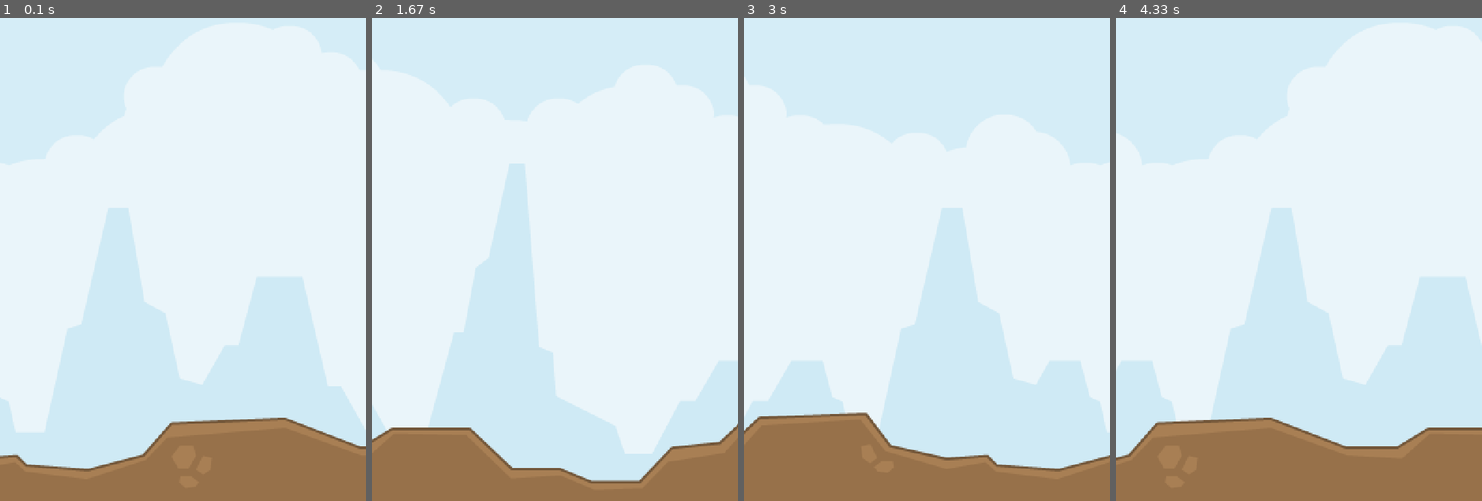
Above: before the commit, frames 1-4 (left to right).
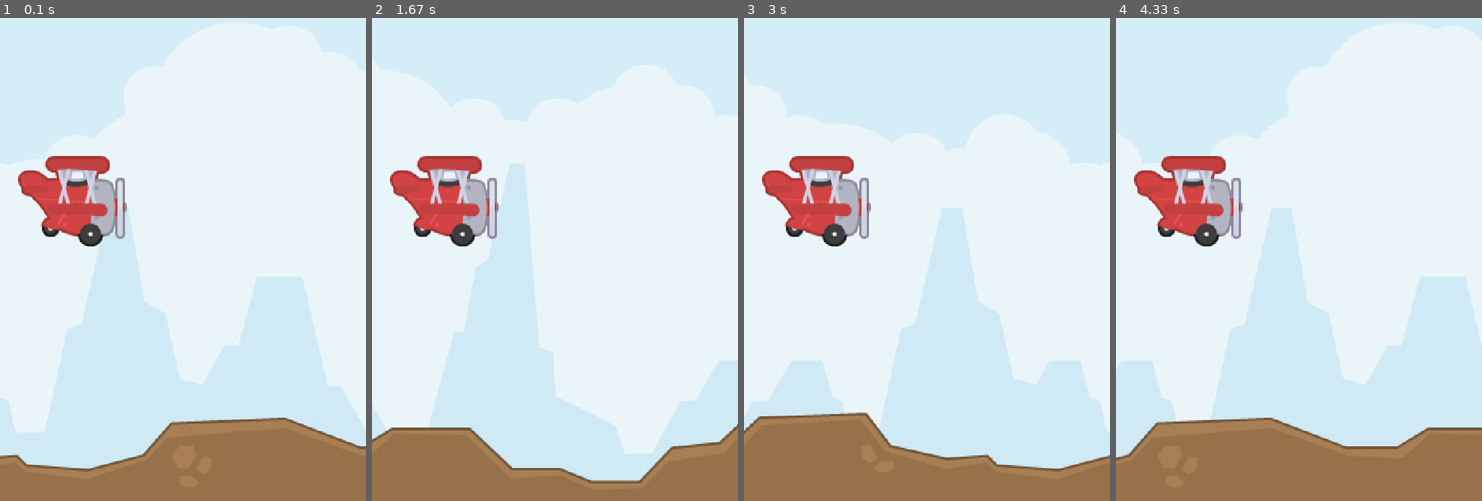
Above: after the commit, the same moments.

Repository: brccabral/Python_Pygame_SideScroller
Game: pygame game, started from code/main.py
Same seed, same stepped clock (60 frames per second), same inputs: the game is played once before the commit and once after it.
Inputs:
- Up to frame 1 (0.1 s): no input
- Up to frame 2 (1.67 s): no input
- Up to frame 3 (3 s): no input
- Up to frame 4 (4.33 s): no input

The runs differ from the first frame. In frame 1, 3.8% of the frame differs, in the area x 4-35%, y 28-48%; in frame 2, 3.8%; in frame 3, 3.8%; in frame 4, 3.8%.

Commit message:
added Plane

Diff:
--- a/code/main.py
+++ b/code/main.py
@@ -1,7 +1,7 @@
 import pygame
 import sys
 import time
-from sprites import BG, Ground
+from sprites import BG, Ground, Plane
 from settings import WINDOW_WIDTH, WINDOW_HEIGHT, FRAMERATE
 
 
@@ -27,6 +27,7 @@
         # sprite setup
         BG(self.all_sprites, self.scale_factor)
         Ground(self.all_sprites, self.scale_factor)
+        Plane(self.all_sprites, self.scale_factor)
 
     def run(self):
         last_time = time.time()
--- a/code/sprites.py
+++ b/code/sprites.py
@@ -1,5 +1,5 @@
 import pygame
-from settings import WINDOW_HEIGHT
+from settings import WINDOW_HEIGHT, WINDOW_WIDTH
 
 
 class BG(pygame.sprite.Sprite):
@@ -44,3 +44,24 @@
         if self.rect.centerx <= 0:
             self.pos.x = 0
         self.rect.x = round(self.pos.x)
+
+
+class Plane(pygame.sprite.Sprite):
+    def __init__(self, groups: pygame.sprite.Group, scale_factor: float):
+        super().__init__(groups)
+
+        # image
+        self.import_frames(scale_factor)
+        self.frame_index = 0
+        self.image = self.frames[self.frame_index]
+
+        # rect
+        self.rect = self.image.get_rect(midleft=(WINDOW_WIDTH / 20, WINDOW_HEIGHT / 2))
+
+    def import_frames(self, scale_factor: float):
+        self.frames = []
+        for index in range(3):
+            image = pygame.image.load(f"graphics/plane/red{index}.png").convert_alpha()
+            scaled_size = pygame.Vector2(image.get_size()) * scale_factor
+            scaled_image = pygame.transform.scale(image, scaled_size)
+            self.frames.append(scaled_image)
